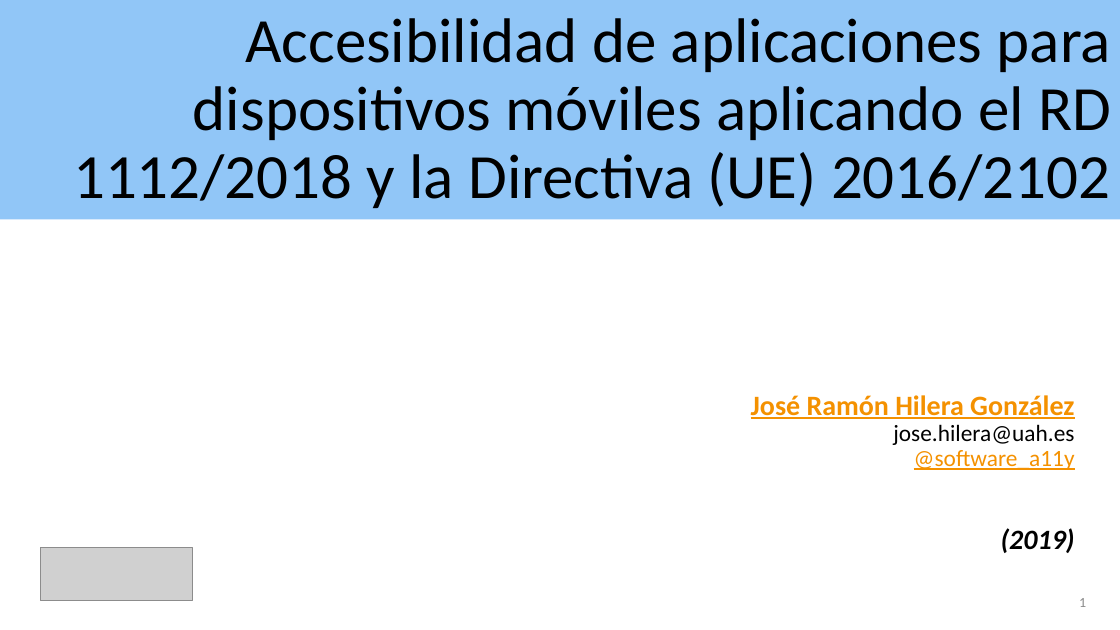
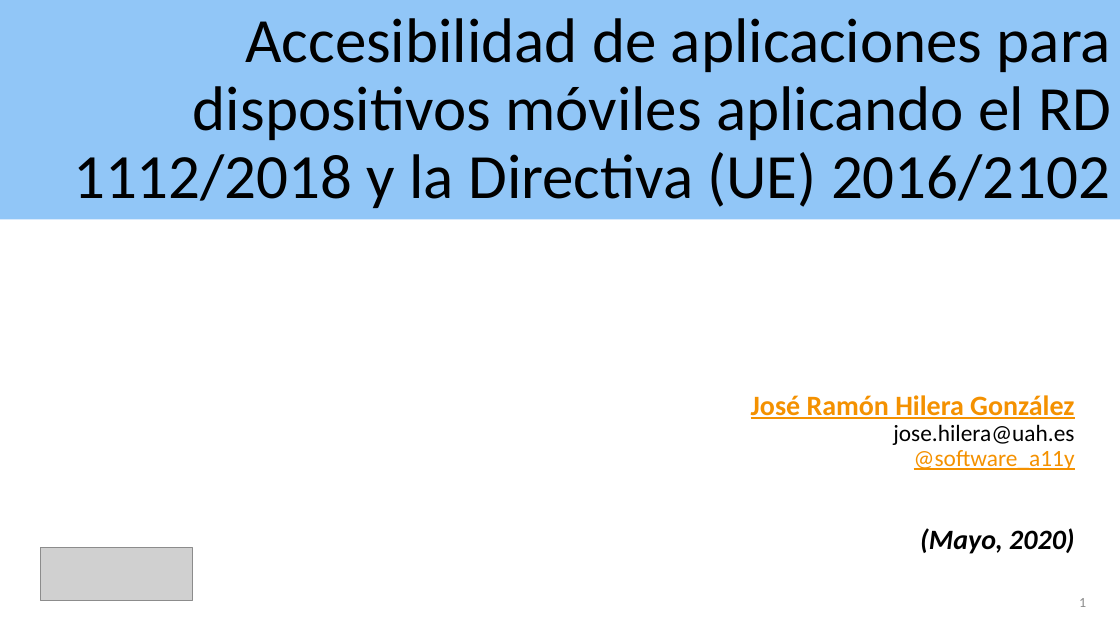
Before and after one commit to josehilera/accesibilidad, a slide deck: slide 1 of apps/Accesibilidad apps aplicando RD 1112 2018.pptx. Drawn at 1120x630 pixels with LibreOffice and Linux fonts; fonts in the diff are those of the drawing; grey boxes stand for pictures. Boxes give left, top, right and bottom in pixels: in the first picture for what was removed or moved away, otherwise in the second. Text is boxed around its words. In the diff, an @@ line names an element or a change of style, - is before the commit and + after.

```diff
--- a/apps/Accesibilidad apps aplicando RD 1112 2018.pptx
+++ b/apps/Accesibilidad apps aplicando RD 1112 2018.pptx
@@ subtitle at [920,528,1074,554]: text changed @@
-(2019)
+(Mayo, 2020)
```
Also in this commit, not shown: 2 other slides changed, 6 other files.
